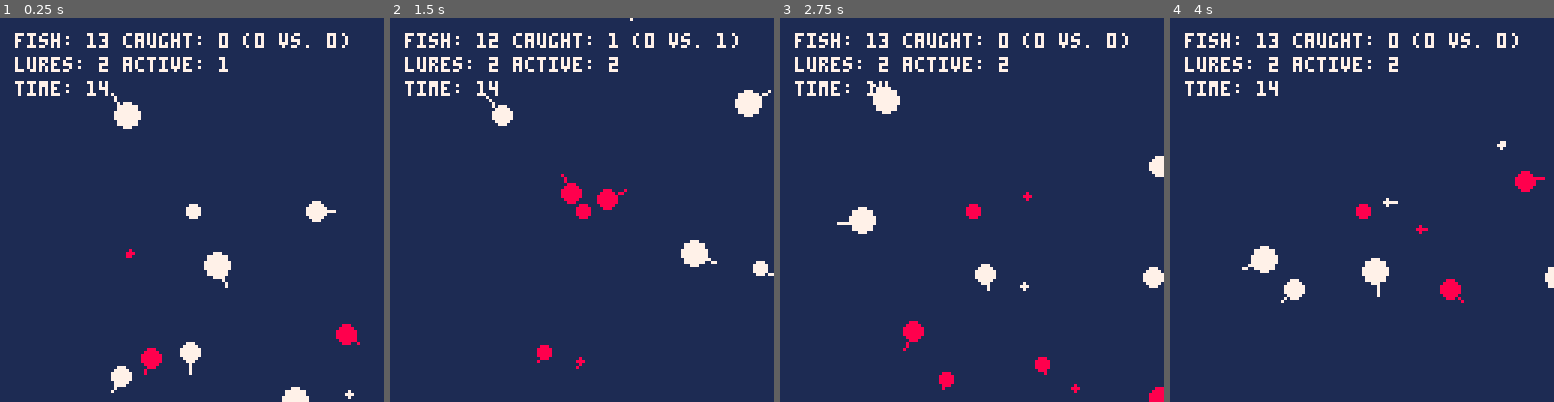
Above: before the commit, frames 1-4 (left to right).
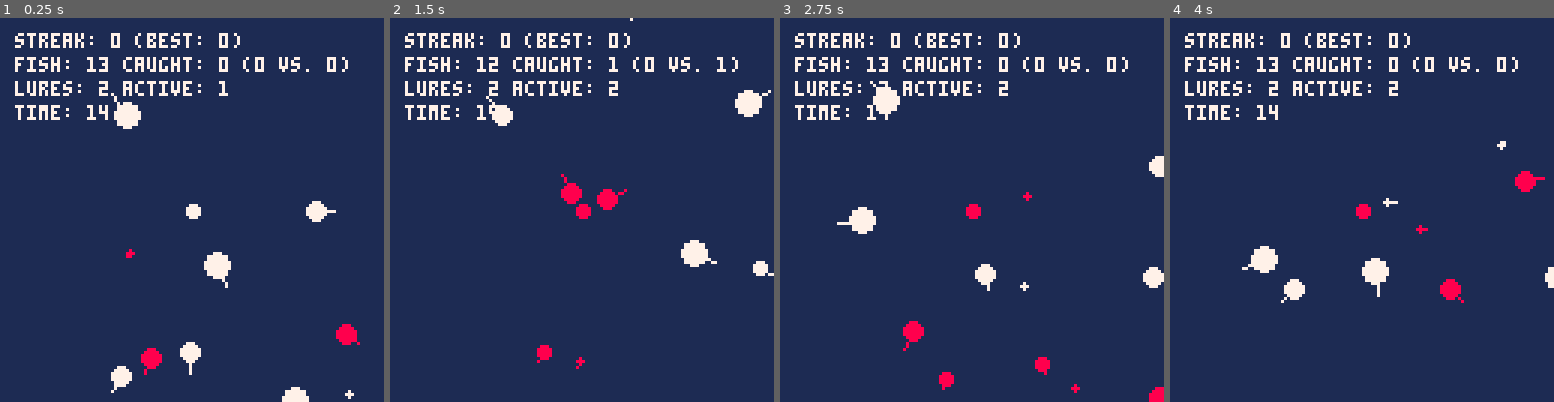
Above: after the commit, the same moments.

Repository: millwardesque/pico-fish-v2
Game: PICO-8 cartridge fish2.p8
Two runs of this game, one before a commit and one after it. Both use one fixed random seed, a clock stepped at 60 frames per second and the inputs below.
Inputs:
- Up to frame 1 (0.25 s): no input
- Up to frame 2 (1.5 s): tap O (Z key) at 0.7 s
- Up to frame 3 (2.75 s): hold Right 1.6-2.1 s; tap O (Z key) at 1.7, 2.1, 2.5 s; hold Up 2.15-2.42 s; hold Right from 2.47 s (still down)
- Up to frame 4 (4 s): tap O (Z key) at 2.9, 3.3, 3.7 s; release Right at 3.03 s; hold Left 3.08-3.58 s; hold Down 3.63-3.97 s

The runs differ from the first frame. In frame 1, 3.0% of the frame differs, in the area x 3-91%, y 3-27%; in frame 2, 3.0%; in frame 3, 2.9%; in frame 4, 3.0%.

Commit message:
Changed bad catch to reset streak and added streak tracking

Diff:
--- a/fish2.p8
+++ b/fish2.p8
@@ -406,6 +406,8 @@
 
 good_catch_count = nil
 bad_catch_count = nil
+longest_streak = nil
+current_streak = nil
 
 scene = nil
 state = "ingame"
@@ -490,13 +492,17 @@
             remove_fish(f)
             should_add_fish()
         elseif lure_dist < active_lure.radius(active_lure) then
-            log.syslog("Caught: "..f.lure_dist(f, active_lure).." r: "..active_lure.radius(active_lure))
             remove_fish(f)
 
             if f.colour == 7 then
                 good_catch_count += 1
+                current_streak +=1
+                if current_streak > longest_streak then
+                    longest_streak = current_streak
+                end
             else
                 bad_catch_count += 1
+                current_streak = 0
             end
         end
     end
@@ -519,6 +525,8 @@
 
     good_catch_count = 0
     bad_catch_count = 0
+    longest_streak = 0
+    current_streak = 0
 
     fishes = {}
 
@@ -574,13 +582,14 @@
 
         -- Debug
         --log.log("Mem: "..(stat(0)/2048.0).."% CPU: "..(stat(1)/1.0).."%")
+        log.log("streak: "..current_streak.. " (best: "..longest_streak..")")
         log.log("fish: "..#fishes.." caught: "..(good_catch_count + bad_catch_count).." ("..good_catch_count.." vs. "..bad_catch_count..")")
         log.log("lures: "..#available_lures.." active: "..active_lure_index)
         log.log("time: "..flr(level_timer / stat(8)))
     elseif state == "gameover" then
         scene = {}
         log.log("game over!")
-        log.log("score: "..max(0, good_catch_count - bad_catch_count))
+        log.log("score: "..longest_streak)
         log.log("press 4 to try again")
 
         if btnp(4) then
--- a/game.lua
+++ b/game.lua
@@ -20,6 +20,8 @@
 
 good_catch_count = nil
 bad_catch_count = nil
+longest_streak = nil
+current_streak = nil
 
 scene = nil
 state = "ingame"
@@ -104,13 +106,17 @@
             remove_fish(f)
             should_add_fish()
         elseif lure_dist < active_lure.radius(active_lure) then
-            log.syslog("Caught: "..f.lure_dist(f, active_lure).." r: "..active_lure.radius(active_lure))
             remove_fish(f)
 
             if f.colour == 7 then
                 good_catch_count += 1
+                current_streak +=1
+                if current_streak > longest_streak then
+                    longest_streak = current_streak
+                end
             else
                 bad_catch_count += 1
+                current_streak = 0
             end
         end
     end
@@ -133,6 +139,8 @@
 
     good_catch_count = 0
     bad_catch_count = 0
+    longest_streak = 0
+    current_streak = 0
 
     fishes = {}
 
@@ -188,13 +196,14 @@
 
         -- Debug
         --log.log("Mem: "..(stat(0)/2048.0).."% CPU: "..(stat(1)/1.0).."%")
+        log.log("streak: "..current_streak.. " (best: "..longest_streak..")")
         log.log("fish: "..#fishes.." caught: "..(good_catch_count + bad_catch_count).." ("..good_catch_count.." vs. "..bad_catch_count..")")
         log.log("lures: "..#available_lures.." active: "..active_lure_index)
         log.log("time: "..flr(level_timer / stat(8)))
     elseif state == "gameover" then
         scene = {}
         log.log("game over!")
-        log.log("score: "..max(0, good_catch_count - bad_catch_count))
+        log.log("score: "..longest_streak)
         log.log("press 4 to try again")
 
         if btnp(4) then
Not shown, removed: debug.log.p8l
Not shown, changed: plan.txt
